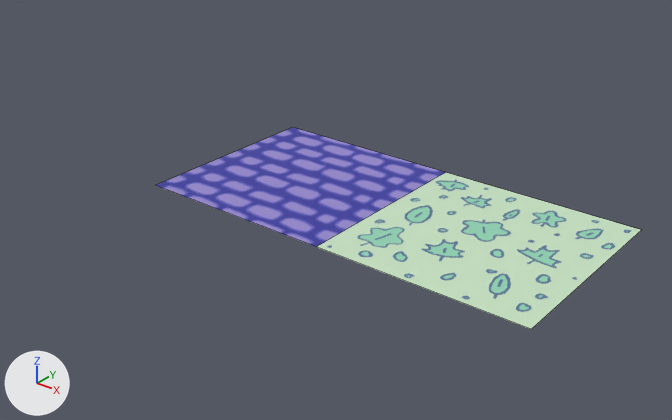
Before and after pictures for a commit that changed the Blender file gmtk-jammin/Assets/Art/gridmap.blend.
The view is the same before and after, from a 50 mm camera at (3.43, -6.27, 3.68) aimed at (-1.67, 0.1, -0.27). The axes (+X, +Y, +Z) are drawn at lower left. The lights are the same throughout. The first picture is the older version. Mesh edges are drawn as thin lines.
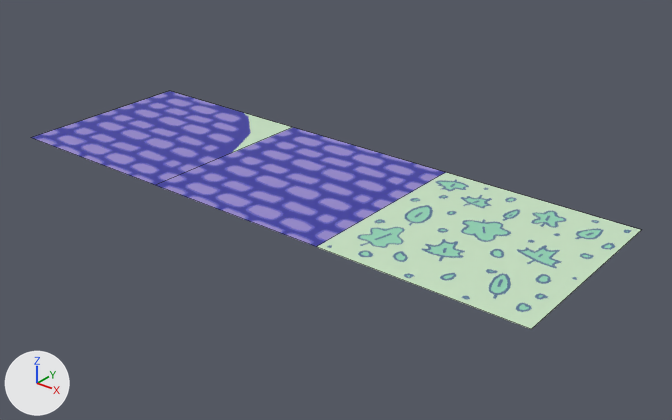
Commit message: corner tiles in gridmap

Boxes (x1, y1, x2, y2) around the edits, measured in the pictures (672 x 420 px):
'Cube.002', added (blue): after (31, 91, 292, 185)

The change, as a diff of the scene's bpy script:
```diff
--- a/gmtk-jammin/Assets/Art/gridmap.blend.py
+++ b/gmtk-jammin/Assets/Art/gridmap.blend.py
@@ img_pathcornertexture_png @@
+img_pathcornertexture_png = load_image('pathCornerTexture.png', 'pathCornerTexture.png', 400, 400, 'sRGB')
@@ mat_material_003 @@
+mat_material_003 = principled_material('Material.003')
+mat_material_003.texture = img_pathcornertexture_png
@@ me_cube_002 @@
+me_cube_002.from_pydata(...)  # 4 vertices, 1 face; spans x -1.0..1.0, y -1.0..1.0, z 1.0
+me_cube_002.materials.append(mat_material_003)  # picture img_pathcornertexture_png
@@ ob_cube_002 @@
+ob_cube_002 = bpy.data.objects.new('Cube.002', me_cube_002)
+ob_cube_002.location = (-4.0, 0.0, -1.0)
```
